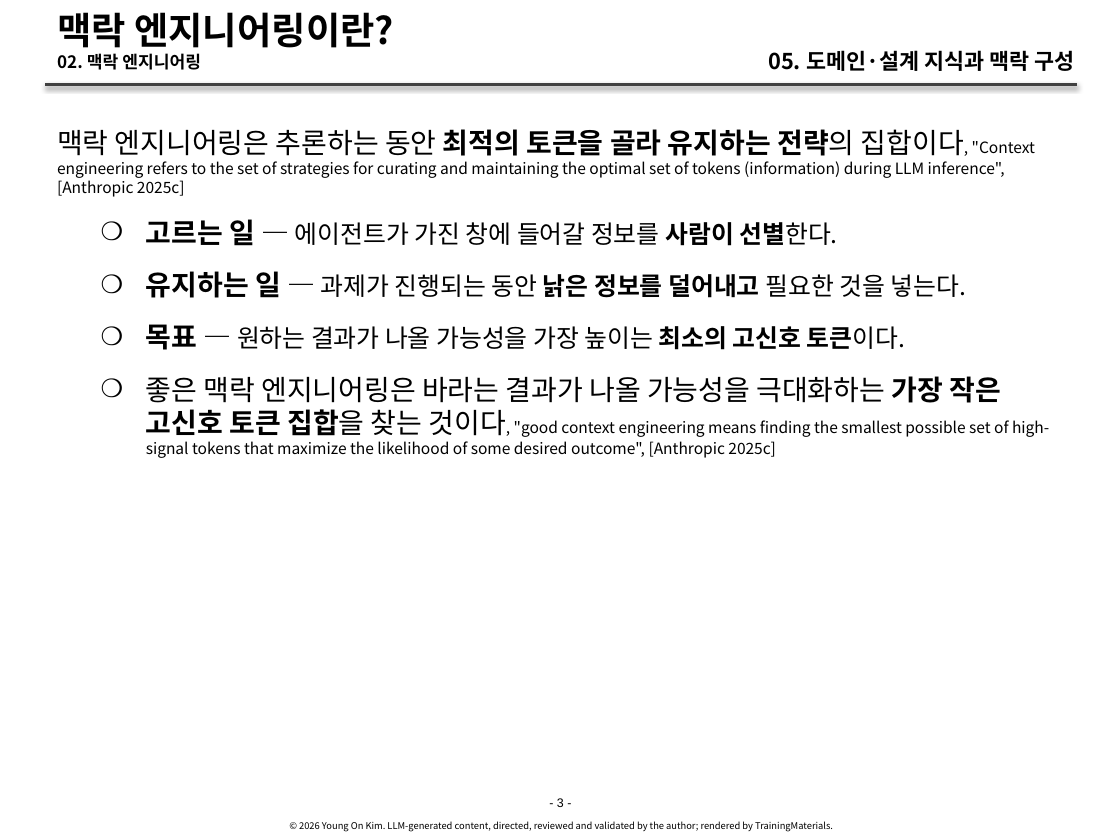
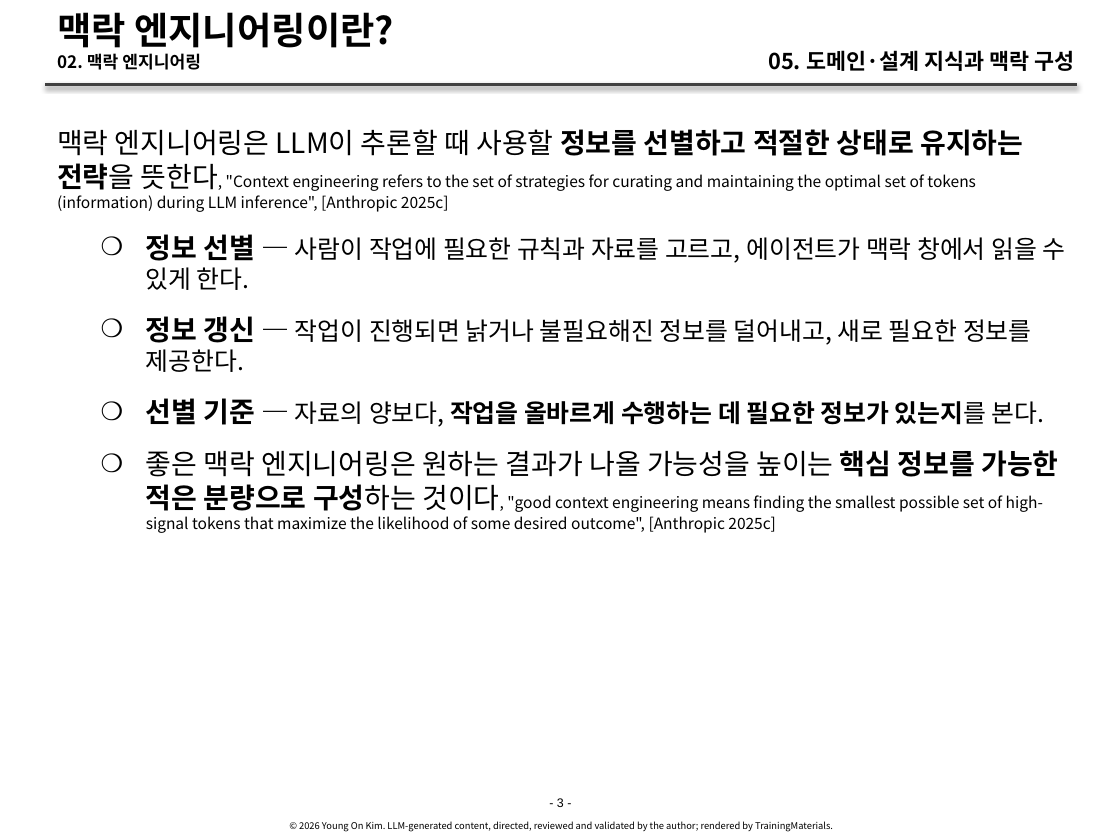
Before and after one commit to YoungSan77/TrainingMaterials, a slide deck: slide 3 of courses/ai-native/sessions/s05.pptx. Drawn at 1120x840 pixels with LibreOffice and Linux fonts; fonts in the diff are those of the drawing. Boxes give left, top, right and bottom in pixels: in the first picture for what was removed or moved away, otherwise in the second. Text is boxed around its words. In the diff, an @@ line names an element or a change of style, - is before the commit and + after.

```diff
--- a/courses/ai-native/sessions/s05.pptx
+++ b/courses/ai-native/sessions/s05.pptx
@@ text at (x1=57, y1=129, x2=1066, y2=533): text changed @@
-맥락 엔지니어링은 추론하는 동안 최적의 토큰을 골라 유지하는 전략의 집합이다, "Context engineering refers to the set of strategies for curating and maintaining the optimal set of tokens (information) during LLM inference", [Anthropic 2025c]
-    ❍ 고르는 일 — 에이전트가 가진 창에 들어갈 정보를 사람이 선별한다.
-    ❍ 유지하는 일 — 과제가 진행되는 동안 낡은 정보를 덜어내고 필요한 것을 넣는다.
-    ❍ 목표 — 원하는 결과가 나올 가능성을 가장 높이는 최소의 고신호 토큰이다.
-    ❍ 좋은 맥락 엔지니어링은 바라는 결과가 나올 가능성을 극대화하는 가장 작은 고신호 토큰 집합을 찾는 것이다, "good context engineering means finding the smallest possible set of high-signal tokens that maximize the likelihood of some desired outcome", [Anthropic 2025c]
+맥락 엔지니어링은 LLM이 추론할 때 사용할 정보를 선별하고 적절한 상태로 유지하는 전략을 뜻한다, "Context engineering refers to the set of strategies for curating and maintaining the optimal set of tokens (information) during LLM inference", [Anthropic 2025c]
+    ❍ 정보 선별 — 사람이 작업에 필요한 규칙과 자료를 고르고, 에이전트가 맥락 창에서 읽을 수 있게 한다.
+    ❍ 정보 갱신 — 작업이 진행되면 낡거나 불필요해진 정보를 덜어내고, 새로 필요한 정보를 제공한다.
+    ❍ 선별 기준 — 자료의 양보다, 작업을 올바르게 수행하는 데 필요한 정보가 있는지를 본다.
+    ❍ 좋은 맥락 엔지니어링은 원하는 결과가 나올 가능성을 높이는 핵심 정보를 가능한 적은 분량으로 구성하는 것이다, "good context engineering means finding the smallest possible set of high-signal tokens that maximize the likelihood of some desired outcome", [Anthropic 2025c]
```
Also in this commit, not shown: 25 other slides changed, 33 other files.
